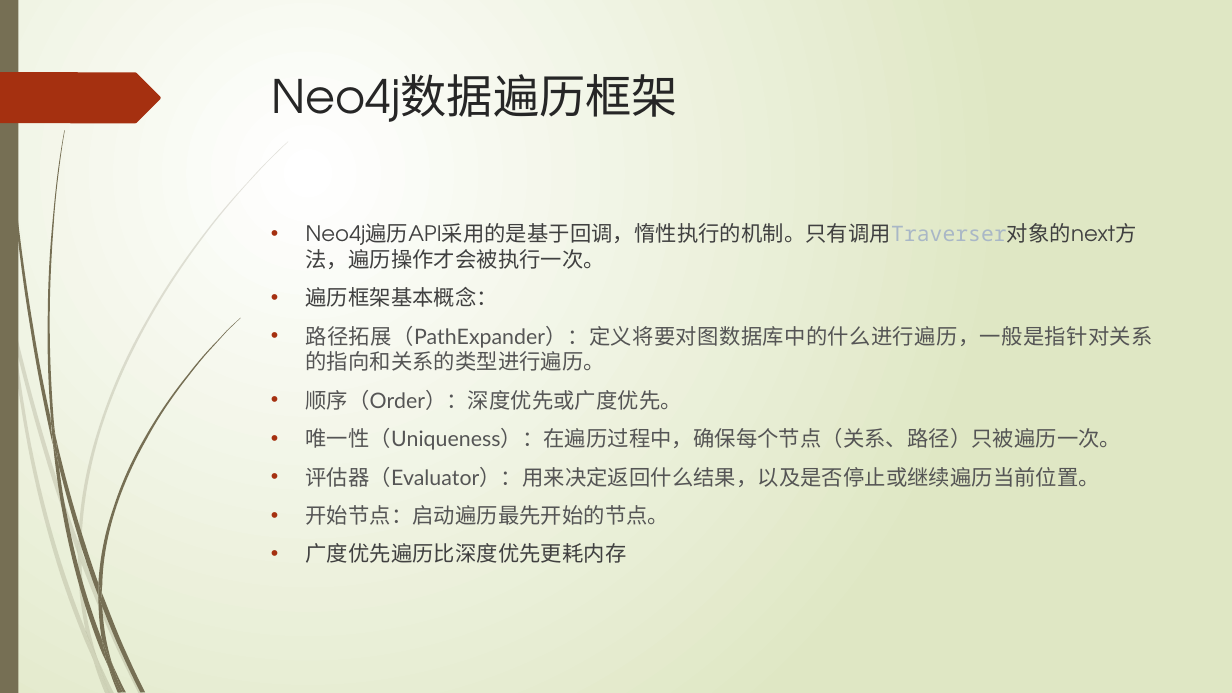
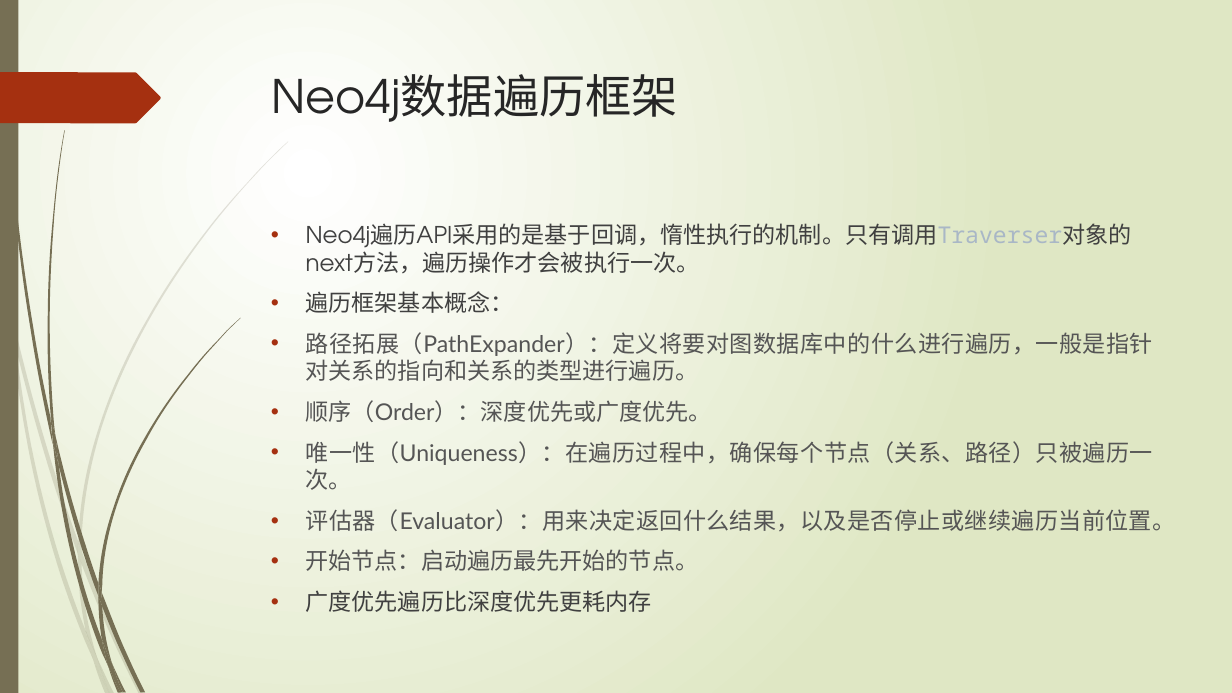
Before and after one commit to xljnc/thor, a slide deck: slide 13 of doc/Neo4j简介.pptx. Drawn at 1232x693 pixels with LibreOffice and Linux fonts; fonts in the diff are those of the drawing. Boxes give left, top, right and bottom in pixels: in the first picture for what was removed or moved away, otherwise in the second. Text is boxed around its words. In the diff, an @@ line names an element or a change of style, - is before the commit and + after.

```diff
--- a/doc/Neo4j简介.pptx
+++ b/doc/Neo4j简介.pptx
@@ text "Neo4j遍历API采用的是基于回调，惰性执行的机制。只有调用Traverser对象的next方法，遍历操作才会被执行一 ..." at (306,219,1176,612): size 16.6 to 18 pt @@
```
Also in this commit, not shown: 2 other slides changed.
